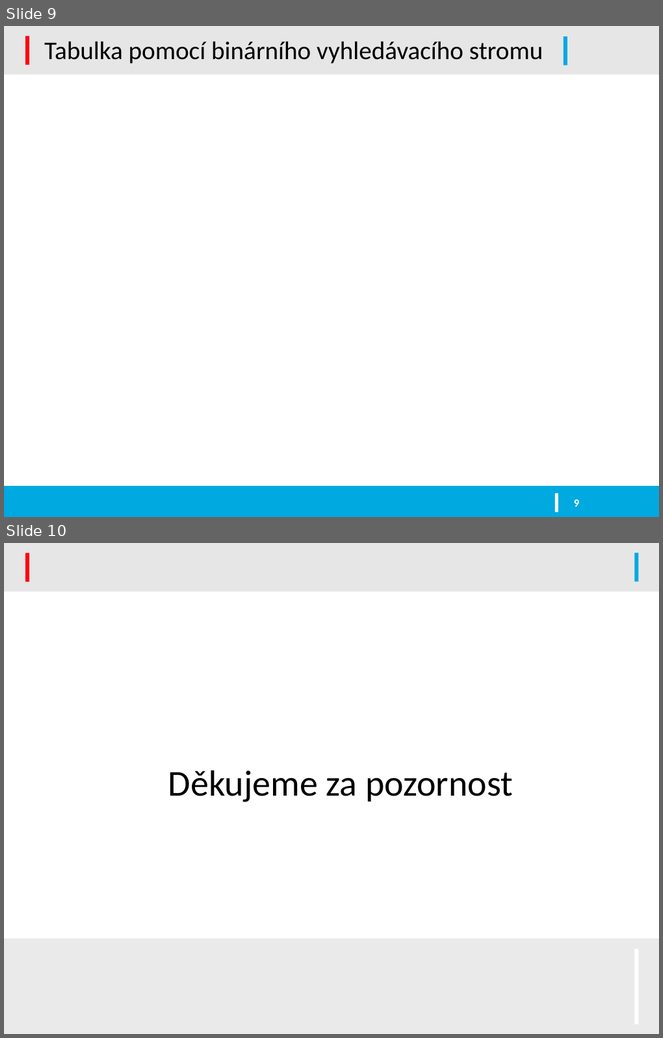
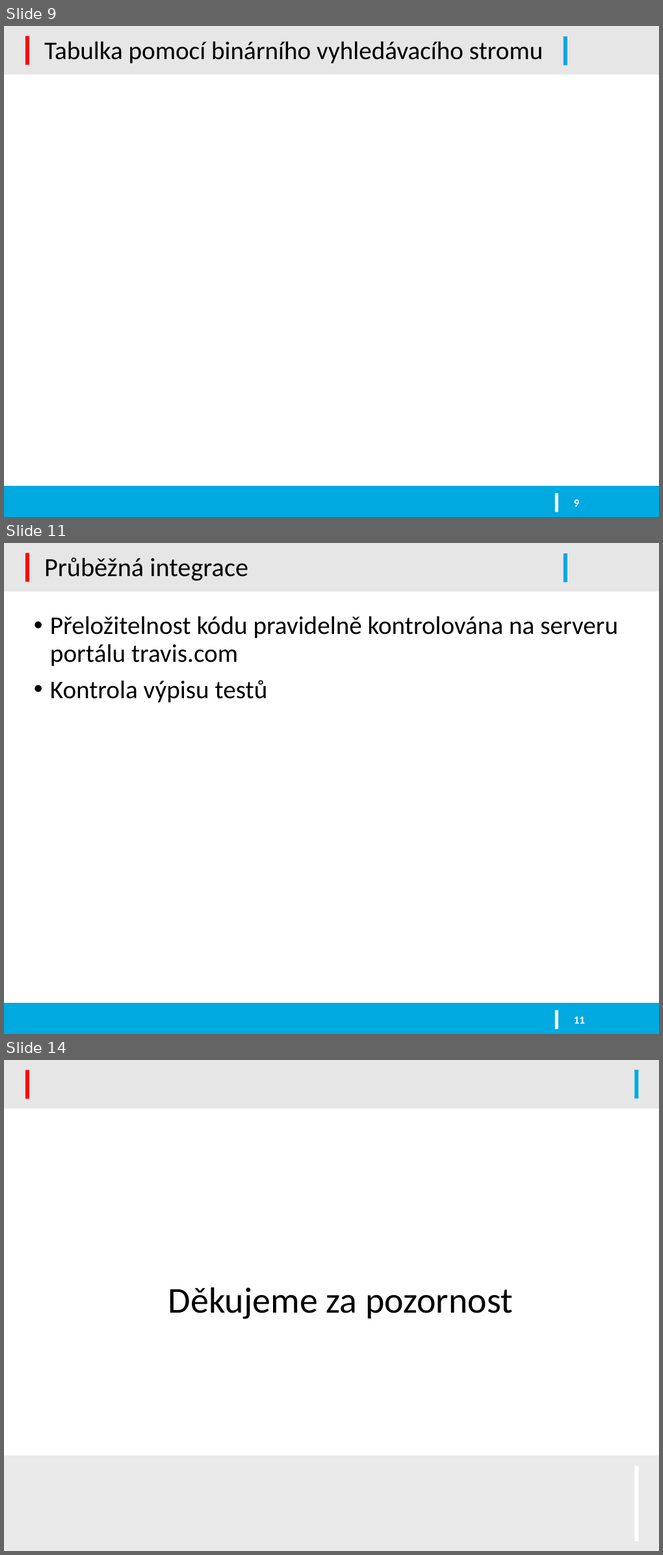
Before and after one commit to kysel/IFJ16, a slide deck: docs/prezentace.pptx. Shown one above the other, each under a label of ours: slides 9 and 10 before the commit, slides 9, 11 and 14 after it; the slides between them are not shown. The pictures are 663x1038 and 663x1555 pixels, drawn with LibreOffice and Linux fonts; fonts in the diff are those of the drawing; background and template pictures are left out. Boxes give left, top, right and bottom in pixels: in the first picture for what was removed or moved away, otherwise in the second. Text is boxed around its words. In the diff, an @@ line names an element or a change of style, - is before the commit and + after.

```diff
--- a/docs/prezentace.pptx
+++ b/docs/prezentace.pptx
@@ slide 11 added at <box>4,543,659,1034</box>, background #FFFFFF; not listed: 5 template elements that a slide beside it also shows @@
@@ title added at <box>44,557,248,581</box>, 28.8 pt, text #000000 @@
+Průběžná integrace
@@ text added at <box>50,616,618,703</box>, 28 pt, text #000000 @@
+• Přeložitelnost kódu pravidelně kontrolována na serveru portálu travis.com
+• Kontrola výpisu testů
@@ page number added at <box>574,1017,585,1024</box>, 12 pt, text #FFFFFF, bold @@
+11
@@ what was slide 10 is now slide 14 @@
```
Also in this commit, not shown: 8 other slides added, 5 slides removed.
